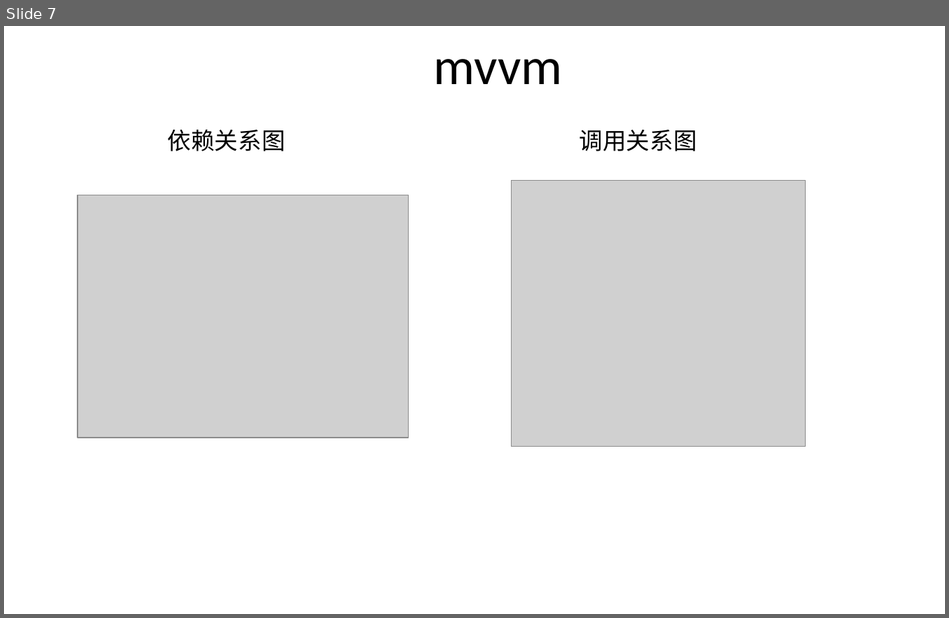
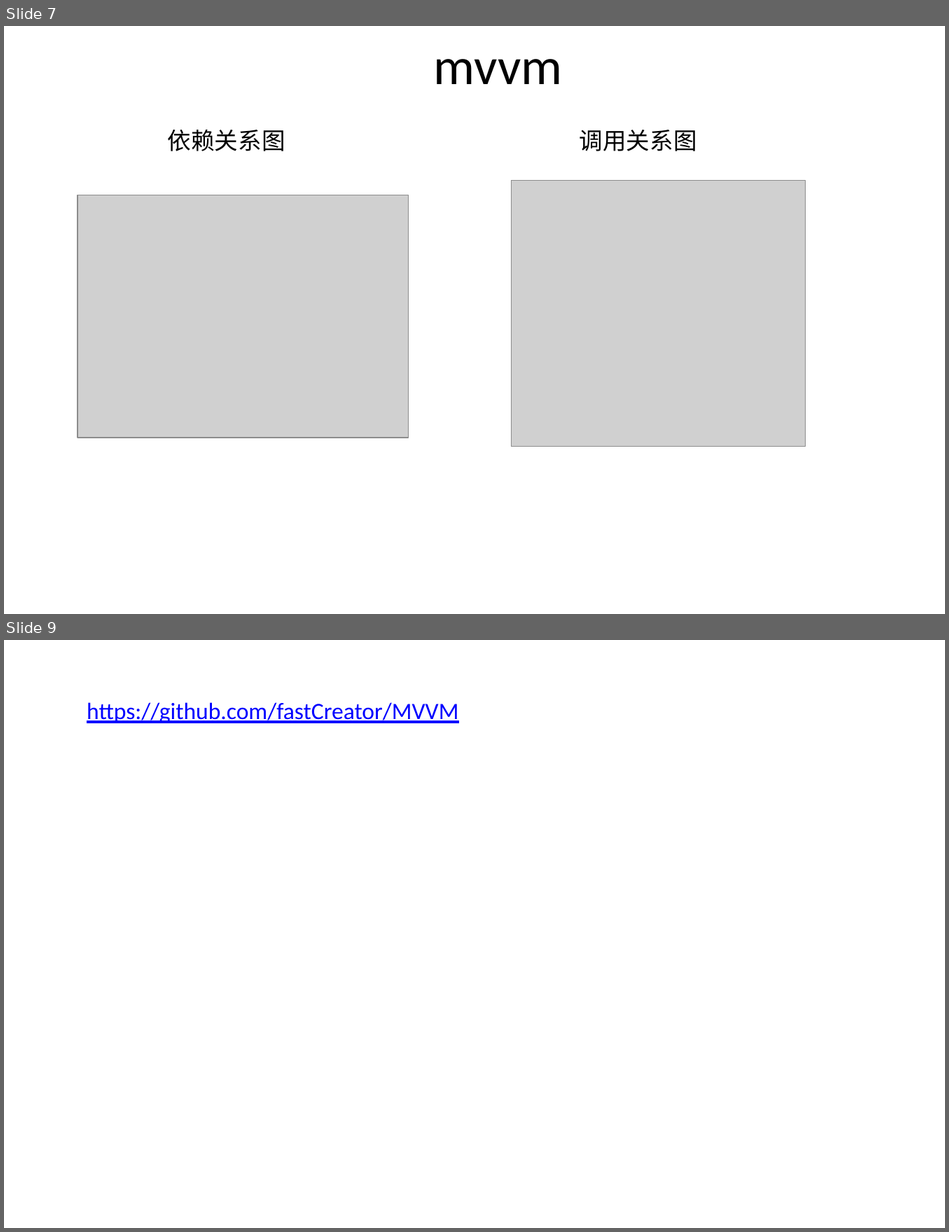
Before and after one commit to fastCreator/mvc-mvp, a slide deck: 竞网ppt模板.pptx. Shown one above the other, each under a label of ours: slide 7 before the commit, slides 7 and 9 after it; the slides between them are not shown. The pictures are 949x618 and 949x1232 pixels, drawn with LibreOffice and Linux fonts; fonts in the diff are those of the drawing; grey boxes stand for pictures; background and template pictures are left out. Boxes give left, top, right and bottom in pixels: in the first picture for what was removed or moved away, otherwise in the second. Text is boxed around its words. In the diff, an @@ line names an element or a change of style, - is before the commit and + after.

Commit message:
mvvm

```diff
--- a/竞网ppt模板.pptx
+++ b/竞网ppt模板.pptx
@@ slide 9 added at <box>4,640,945,1228</box>, background picture (left out) @@
@@ text added at <box>87,702,458,723</box>, 18 pt, text #0000FF, underline @@
+https://github.com/fastCreator/MVVM
```
Also in this commit, not shown: 5 slides changed, 4 other files.
